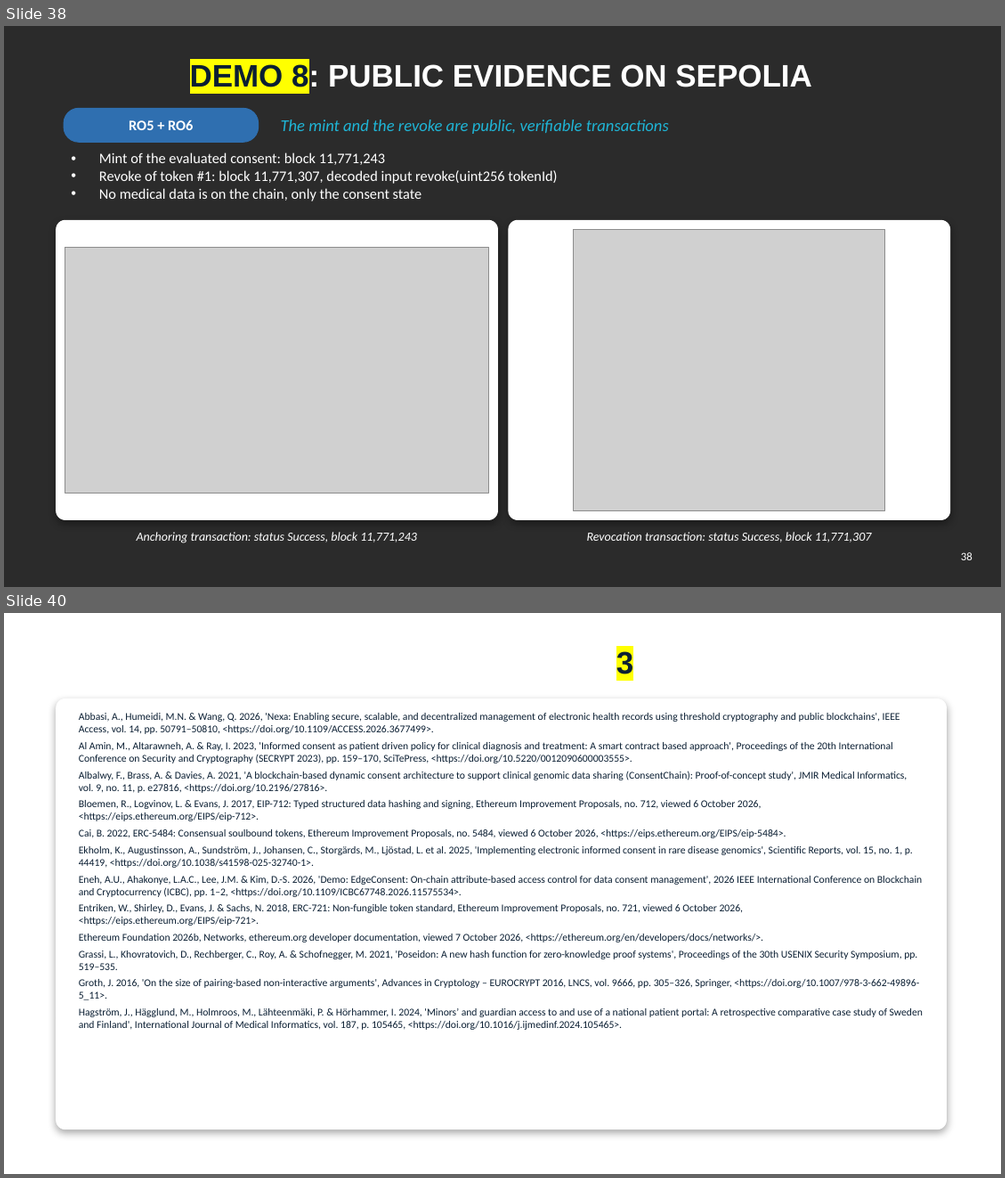
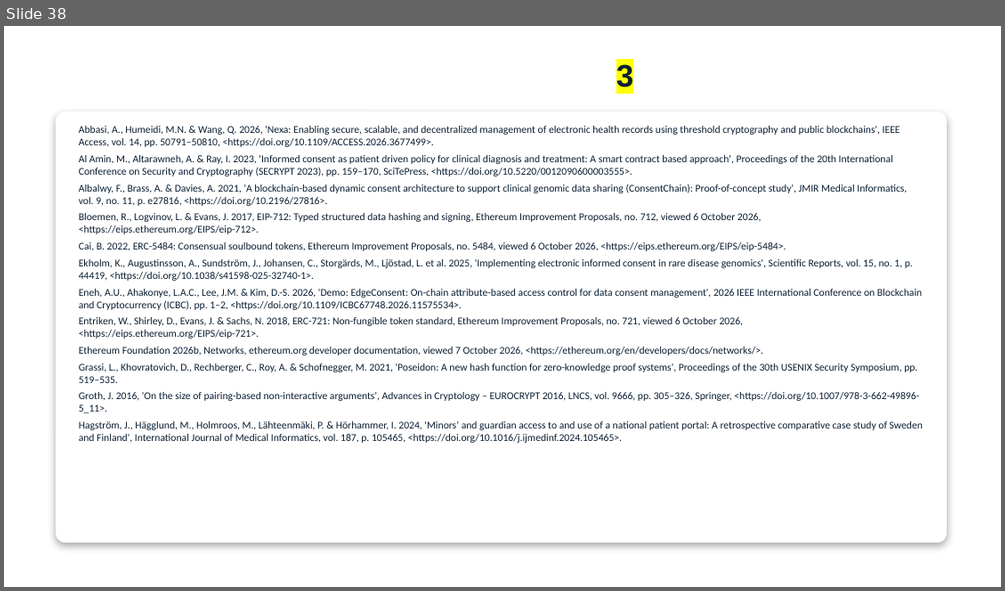
Before and after one commit to yasir12345678900/HealthRWA-Sepolia-Personal-try, a slide deck: docs/Yasir_Candidature_Reassessment_Slides_Simple_YELLOW_changes.pptx. Shown one above the other, each under a label of ours: slides 38 and 40 before the commit, slide 38 after it; the slides between them are not shown. The pictures are 1005x1178 and 1005x591 pixels, drawn with LibreOffice and Linux fonts; fonts in the diff are those of the drawing; grey boxes stand for pictures; background and template pictures are left out; a plain dark background stands for a picture behind light text. Boxes give left, top, right and bottom in pixels: in the first picture for what was removed or moved away, otherwise in the second. Text is boxed around its words. In the diff, an @@ line names an element or a change of style, - is before the commit and + after.

```diff
--- a/docs/Yasir_Candidature_Reassessment_Slides_Simple_YELLOW_changes.pptx
+++ b/docs/Yasir_Candidature_Reassessment_Slides_Simple_YELLOW_changes.pptx
@@ slide 38 removed at (4, 26, 1001, 587), background picture (left out) @@
@@ title removed at (190, 62, 811, 93) @@
-DEMO 8: PUBLIC EVIDENCE ON SEPOLIA
@@ rounded rectangle removed at (64, 108, 259, 142) @@
@@ text removed at (129, 120, 193, 130) @@
-RO5 + RO6
@@ text removed at (281, 119, 669, 134) @@
-The mint and the revoke are public, verifiable transactions
@@ text removed at (99, 152, 557, 201) @@
-• Mint of the evaluated consent: block 11,771,243
-• Revoke of token #1: block 11,771,307, decoded input revoke(uint256 tokenId)
-• No medical data is on the chain, only the consent state
@@ rounded rectangle removed at (57, 220, 498, 520) @@
@@ rounded rectangle removed at (509, 220, 950, 520) @@
@@ picture removed at (574, 230, 886, 510) @@
@@ picture removed at (65, 248, 488, 492) @@
@@ text removed at (137, 532, 417, 543) @@
-Anchoring transaction: status Success, block 11,771,243
@@ text removed at (587, 532, 872, 542) @@
-Revocation transaction: status Success, block 11,771,307
@@ page number removed at (961, 552, 972, 560) @@
-38
@@ what was slide 40 is now slide 38 @@
```
Also in this commit, not shown: 6 slides changed, 2 slides added, 3 other slides removed, 3 other files.
